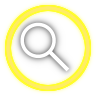
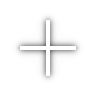
Layer changes from the first 96x96 image to the second:
hid "Layer copy" over [20, 22, 70, 72]
hid "Layer copy #1" over [10, 12, 78, 80]
showed "Layer #4", painted on it over [17, 17, 79, 79]
showed "Layer #5", painted on it over [7, 7, 89, 89]
hid group "Layer Group" (4 layers) over [1, 1, 95, 95]
